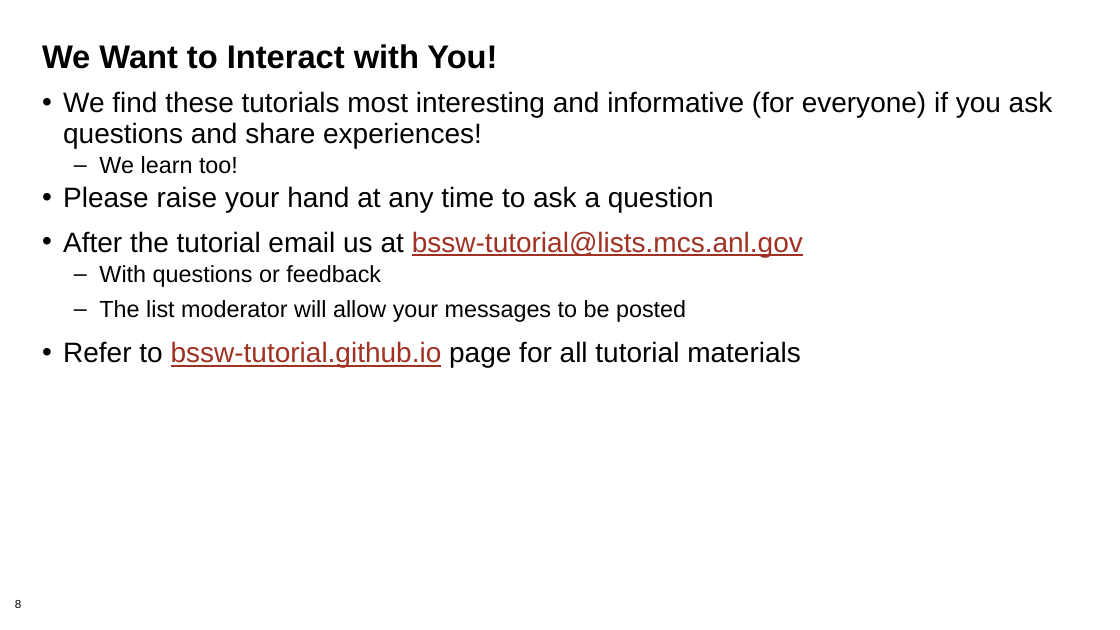
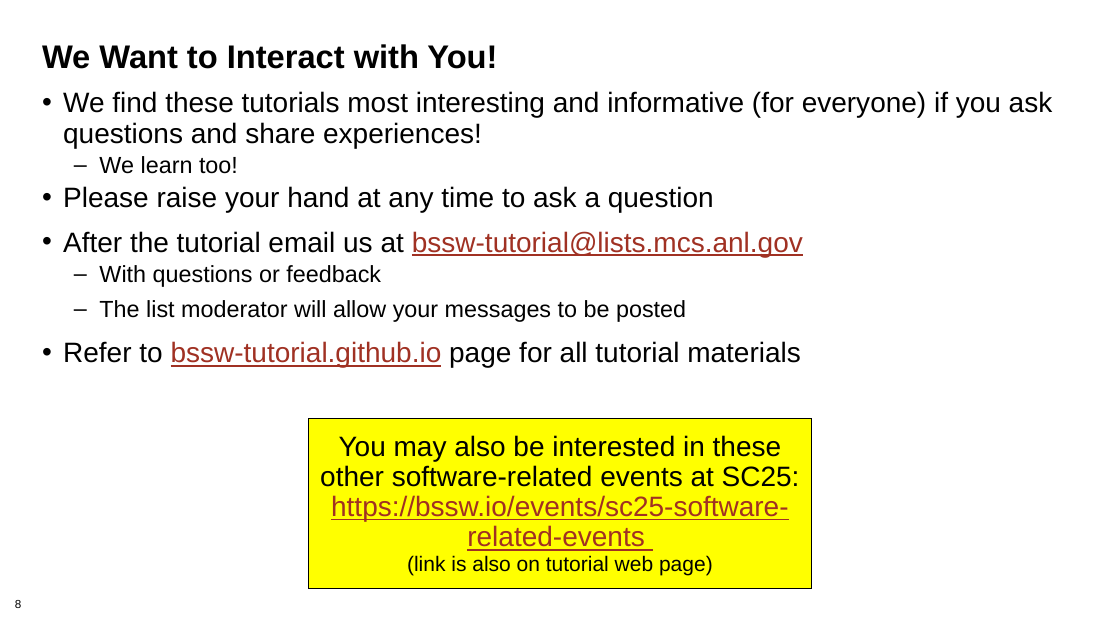
Before and after one commit to bssw-tutorial/presentations, a slide deck: slide 8 of intro.pptx. Drawn at 1120x630 pixels with LibreOffice and Linux fonts; fonts in the diff are those of the drawing. Boxes give left, top, right and bottom in pixels: in the first picture for what was removed or moved away, otherwise in the second. Text is boxed around its words. In the diff, an @@ line names an element or a change of style, - is before the commit and + after.

```diff
--- a/intro.pptx
+++ b/intro.pptx
@@ rectangle added at [309, 419, 812, 589], fill #FFFF00, outline #000000 0.75 pt, 24 pt, text #000000 @@
+You may also be interested in these other software-related events at SC25: https://bssw.io/events/sc25-software-related-events
+(link is also on tutorial web page)
```
Also in this commit, not shown: 4 other slides changed, 1 slide removed.
